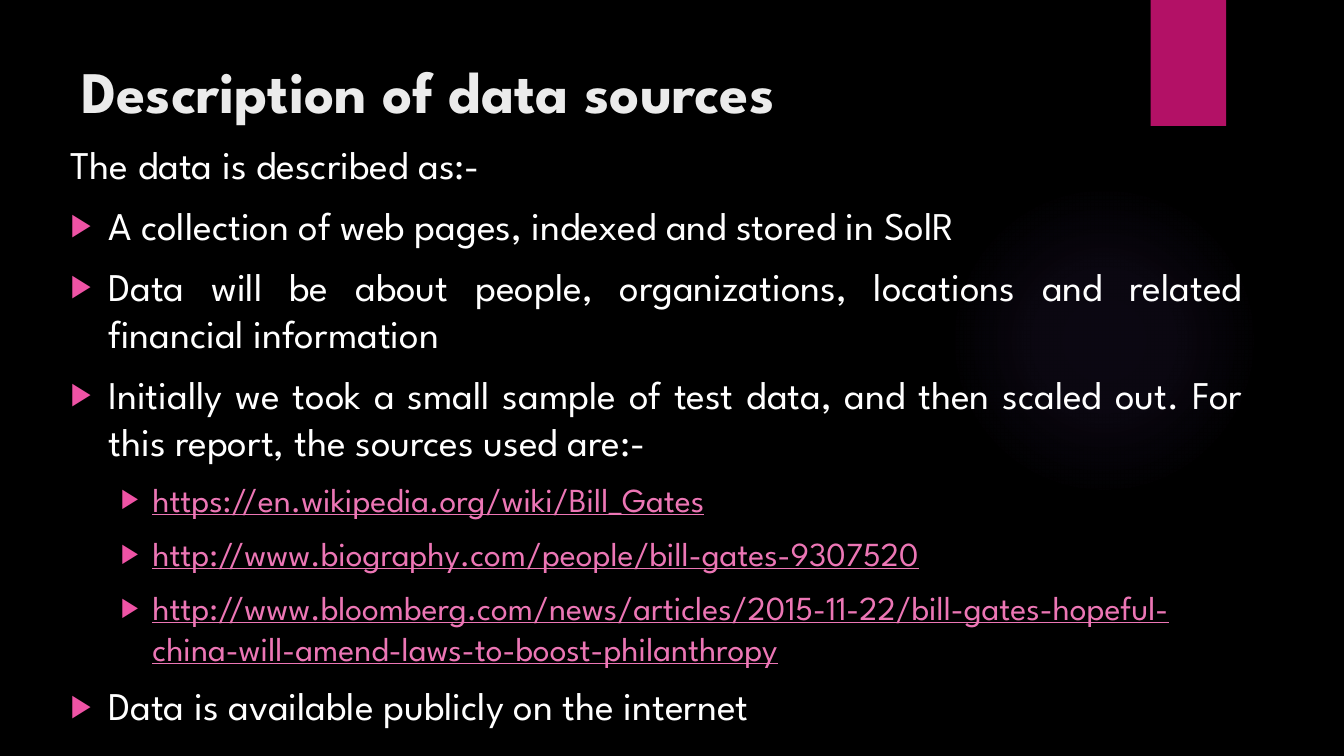
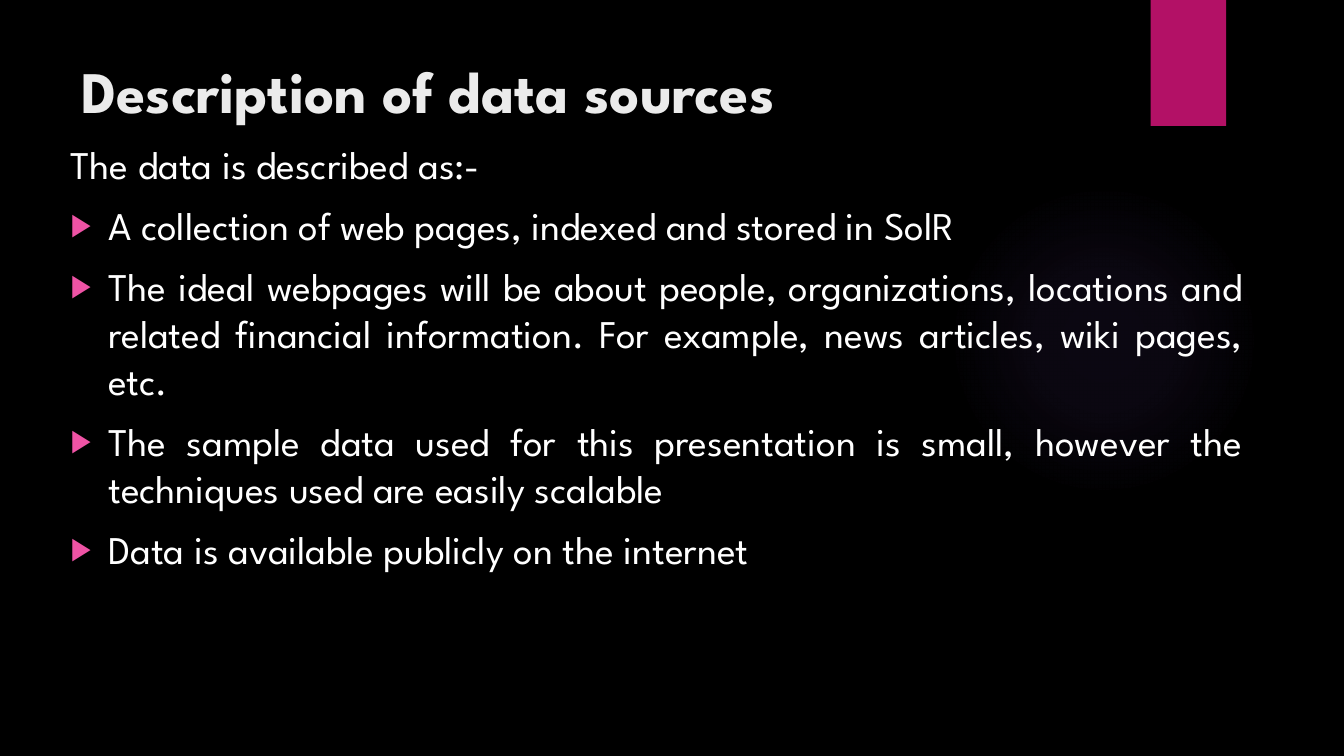
Before and after one commit to ekalgolas/Relation-extraction-using-Semantic-Web, a slide deck: slide 5 of documentation/Relation extraction using semantic web technologies.pptx. Drawn at 1344x756 pixels with LibreOffice and Linux fonts; fonts in the diff are those of the drawing; background and template pictures are left out. Boxes give left, top, right and bottom in pixels: in the first picture for what was removed or moved away, otherwise in the second. Text is boxed around its words. In the diff, an @@ line names an element or a change of style, - is before the commit and + after.

```diff
--- a/documentation/Relation extraction using semantic web technologies.pptx
+++ b/documentation/Relation extraction using semantic web technologies.pptx
@@ text at bbox=[108, 274, 1243, 511]: text changed; size 24 to 28 pt; text colour #EC76B5 to #FFFFFF @@
-▶ Data will be about people, organizations, locations and related financial information
-▶ Initially we took a small sample of test data, and then scaled out. For this report, the sources used are:-
-  ▶ https://en.wikipedia.org/wiki/Bill_Gates
-  ▶ http://www.biography.com/people/bill-gates-9307520
-  ▶ http://www.bloomberg.com/news/articles/2015-11-22/bill-gates-hopeful-china-will-amend-laws-to-boost-philanthropy
+▶ The ideal webpages will be about people, organizations, locations and related financial information. For example, news articles, wiki pages, etc.
+▶ The sample data used for this presentation is small, however the techniques used are easily scalable
```
Also in this commit, not shown: 7 other slides changed.
